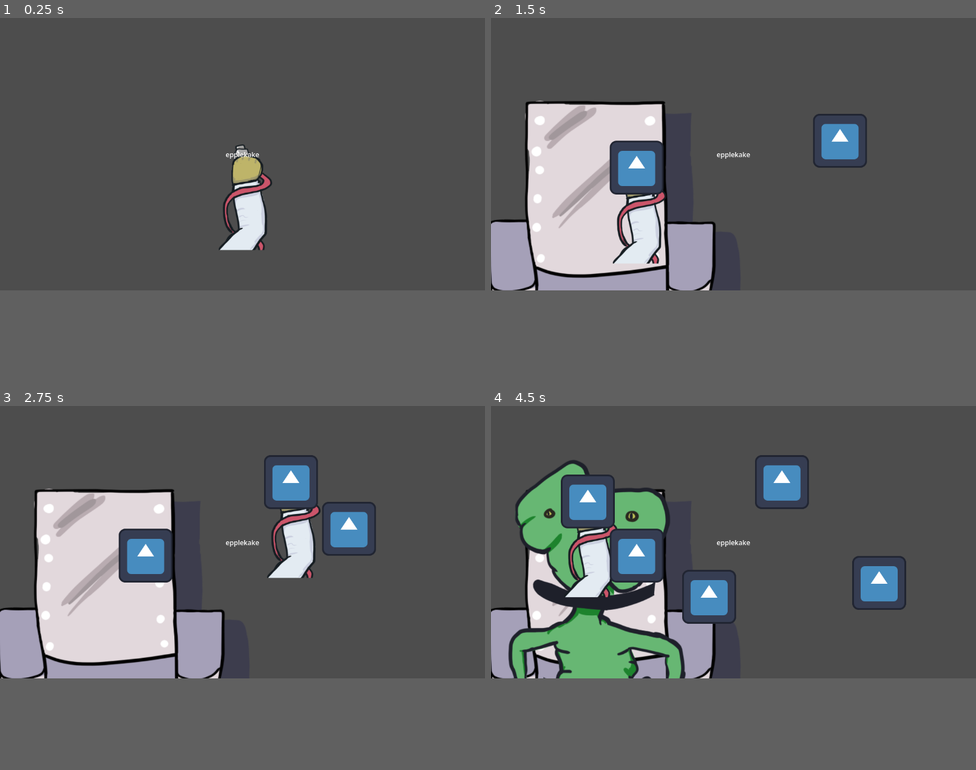
Above: before the commit, frames 1-4 (two rows, left to right).
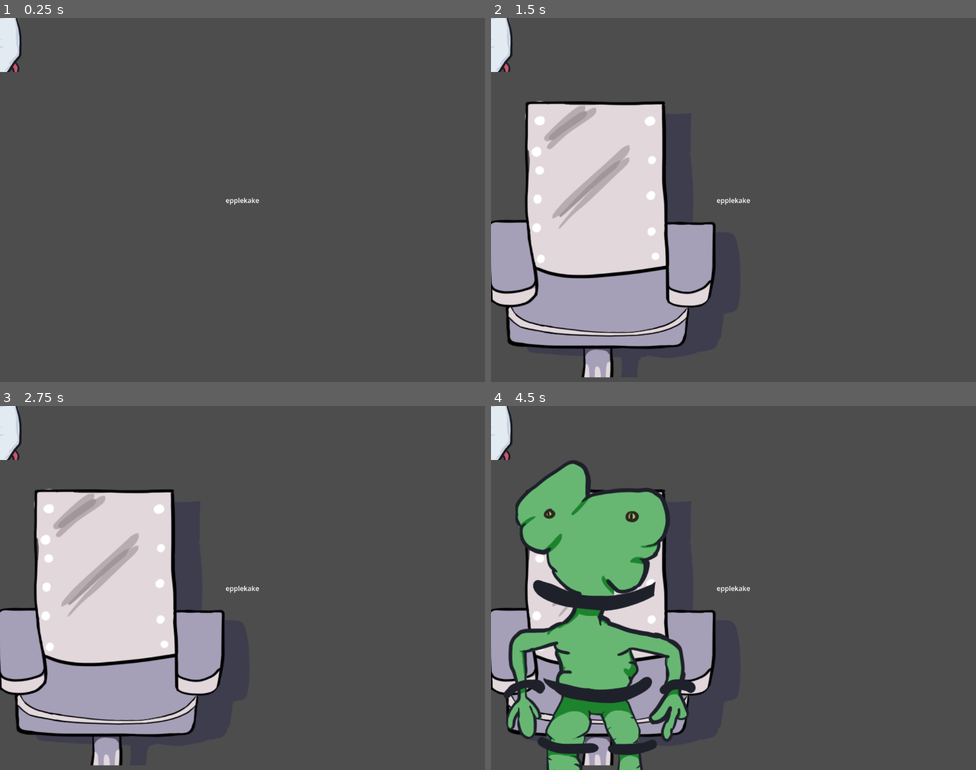
Above: after the commit, the same moments.

Repository: Slideshow776/Global-Game-Jam-2026
Game: Godot game, scene res://scenes/game.tscn
Same seed, same stepped clock (60 frames per second), same inputs: the game is played once before the commit and once after it. The engine's default icon, where the game draws it, is replaced by a stand-in: a white triangle on a blue panel in a dark square.
Inputs (mouse positions are in pixels of both pictures, inside the frame that each line leads up to):
- Up to frame 1 (0.25 s): no input
- Up to frame 2 (1.5 s): tap Enter at 0.5, 0.6 s; move the mouse to (840, 141) at 0.52 s; click (840, 141) at 0.67 s; tap Space at 1.25 s; move the mouse to (636, 167) at 1.27 s; tap F at 1.35 s; click (636, 167) at 1.42 s
- Up to frame 3 (2.75 s): tap Enter at 2, 2.1 s; move the mouse to (291, 482) at 2.02 s; click (291, 482) at 2.17 s
- Up to frame 4 (4.5 s): tap Space at 2.75, 4.25 s; move the mouse to (709, 595) at 2.77 s; tap F at 2.85, 4.35 s; click (709, 595) at 2.92 s; tap Enter at 3.5, 3.6 s; move the mouse to (879, 584) at 3.52 s; click (879, 584) at 3.67 s; move the mouse to (588, 500) at 4.27 s; click (588, 500) at 4.42 s
In our replay, the window is 799x449 before the commit and 799x600 after it. These sizes can differ from the game's own. Grey fills any space a smaller window leaves; there, only what the larger window draws over its background counts as a difference.

The runs differ from the first frame. In frame 1, 2.6% of the frame differs, in the area x 0-57%, y 0-64%; in frame 2, 11%; in frame 3, 13%; in frame 4, 17%, in the area x 0-86%, y 0-100%.
Error after the commit: Parse Error: Identifier "GameState" not declared in the current scope. (res://scenes/gun.gd:15)

Commit message:
Remove GameState global

Diff:
--- a/project.godot
+++ b/project.godot
@@ -15,9 +15,9 @@
 config/features=PackedStringArray("4.6", "GL Compatibility")
 config/icon="res://assets/images/icon.svg"
 
-[autoload]
+[display]
 
-GameState="*uid://btxenrfccxpfb"
+window/size/viewport_height=864
 
 [dotnet]
 
